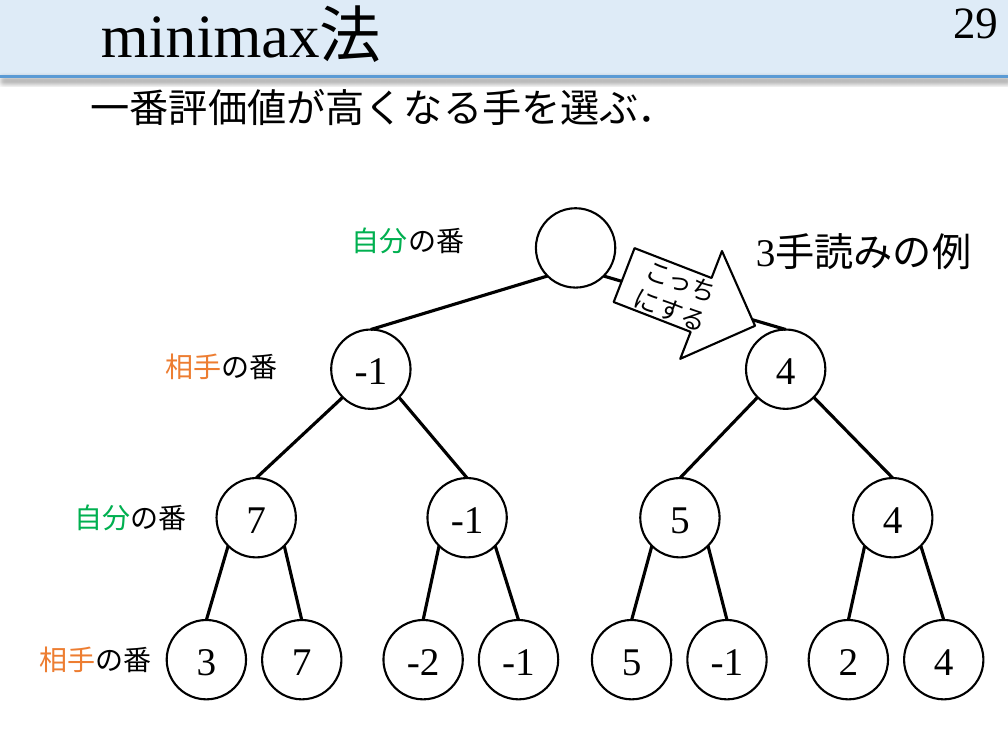
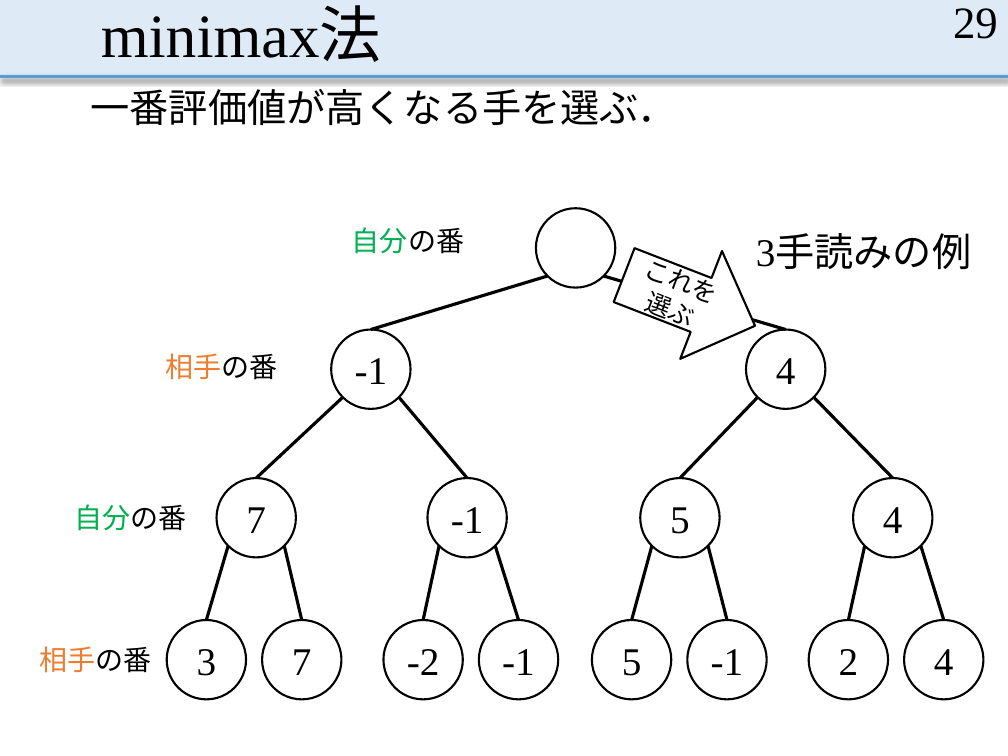
Before and after one commit to MasayaOda/SR, a slide deck: slide 29 of 小田卒論発表 - コピー.pptx. Drawn at 1008x756 pixels with LibreOffice and Linux fonts; fonts in the diff are those of the drawing. Boxes give left, top, right and bottom in pixels: in the first picture for what was removed or moved away, otherwise in the second. Text is boxed around its words. In the diff, an @@ line names an element or a change of style, - is before the commit and + after.

```diff
--- a/小田卒論発表 - コピー.pptx
+++ b/小田卒論発表 - コピー.pptx
@@ text in right arrow at (643,252,714,325): text changed @@
-こっちにする
+これを選ぶ
```
Also in this commit, not shown: 24 other slides changed, 1 slide added.
